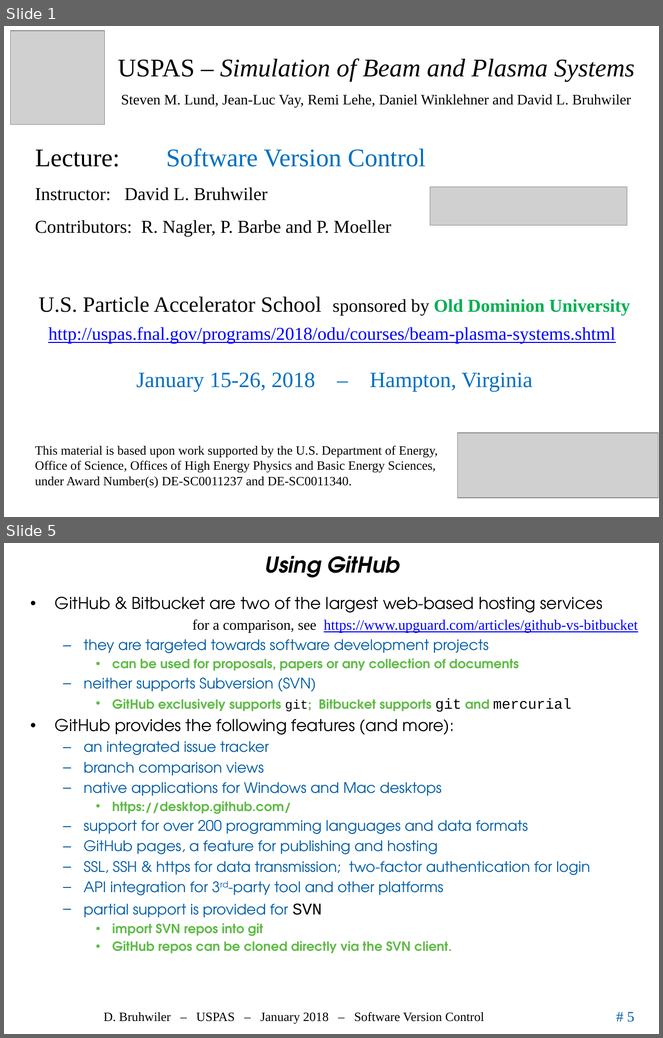
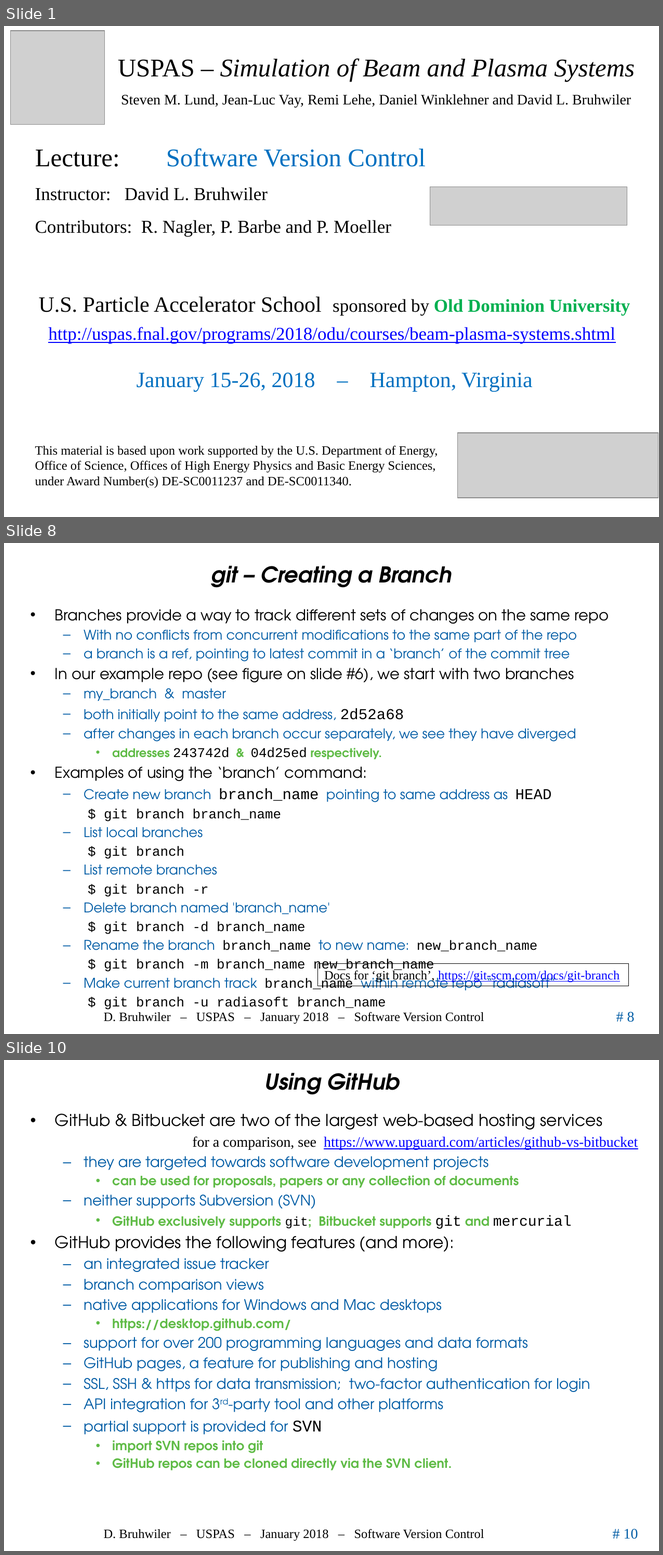
Before and after one commit to uspas/simbeamplasma18, a slide deck: software_version_control/lecture/2018_SoftwareVersionControl_Bruhwiler_USPAS.pptx. Shown one above the other, each under a label of ours: slides 1 and 5 before the commit, slides 1, 8 and 10 after it; the slides between them are not shown. The pictures are 663x1038 and 663x1555 pixels, drawn with LibreOffice and Linux fonts; fonts in the diff are those of the drawing; grey boxes stand for pictures; background and template pictures are left out. Boxes give left, top, right and bottom in pixels: in the first picture for what was removed or moved away, otherwise in the second. Text is boxed around its words. In the diff, an @@ line names an element or a change of style, - is before the commit and + after.

```diff
--- a/software_version_control/lecture/2018_SoftwareVersionControl_Bruhwiler_USPAS.pptx
+++ b/software_version_control/lecture/2018_SoftwareVersionControl_Bruhwiler_USPAS.pptx
@@ slide 8 added at (x1=4, y1=543, x2=659, y2=1034), background #FFFFFF; not listed: 3 template elements that a slide beside it also shows @@
@@ title added at (x1=211, y1=565, x2=452, y2=588), 24 pt, text #000000, bold, italic @@
+git – Creating a Branch
@@ text added at (x1=55, y1=609, x2=609, y2=991), 14.8 pt, text #005CA5 @@
+• Branches provide a way to track different sets of changes on the same repo
+  – With no conflicts from concurrent modifications to the same part of the repo
+  – a branch is a ref, pointing to latest commit in a ‘branch’ of the commit tree
+• In our example repo (see figure on slide #6), we start with two branches
+  – my_branch & master
+  – both initially point to the same address, 2d52a68
+  – after changes in each branch occur separately, we see they have diverged
+    • addresses 243742d & 04d25ed respectively.
+• Examples of using the ‘branch’ command:
+  – Create new branch branch_name pointing to same address as HEAD
+$ git branch branch_name
+  – List local branches
+$ git branch
+  – List remote branches
+$ git branch -r
+  – Delete branch named 'branch_name'
+$ git branch -d branch_name
+  – Rename the branch branch_name to new name: new_branch_name
+$ git branch -m branch_name new_branch_name
+  – Make current branch track branch_name within remote repo “radiasoft”
+$ git branch -u radiasoft branch_name
@@ rectangle added at (x1=318, y1=964, x2=629, y2=987), outline #000000 0.75 pt, 14 pt, text #0000FF, underline @@
+Docs for ‘git branch’, https://git-scm.com/docs/git-branch
@@ what was slide 5 is now slide 10 @@
@@ page number at (x1=624, y1=1529, x2=638, y2=1539): text changed @@
-# 5
+# 10
```
Also in this commit, not shown: 3 slides changed, 4 other slides added, 1 slide removed.
